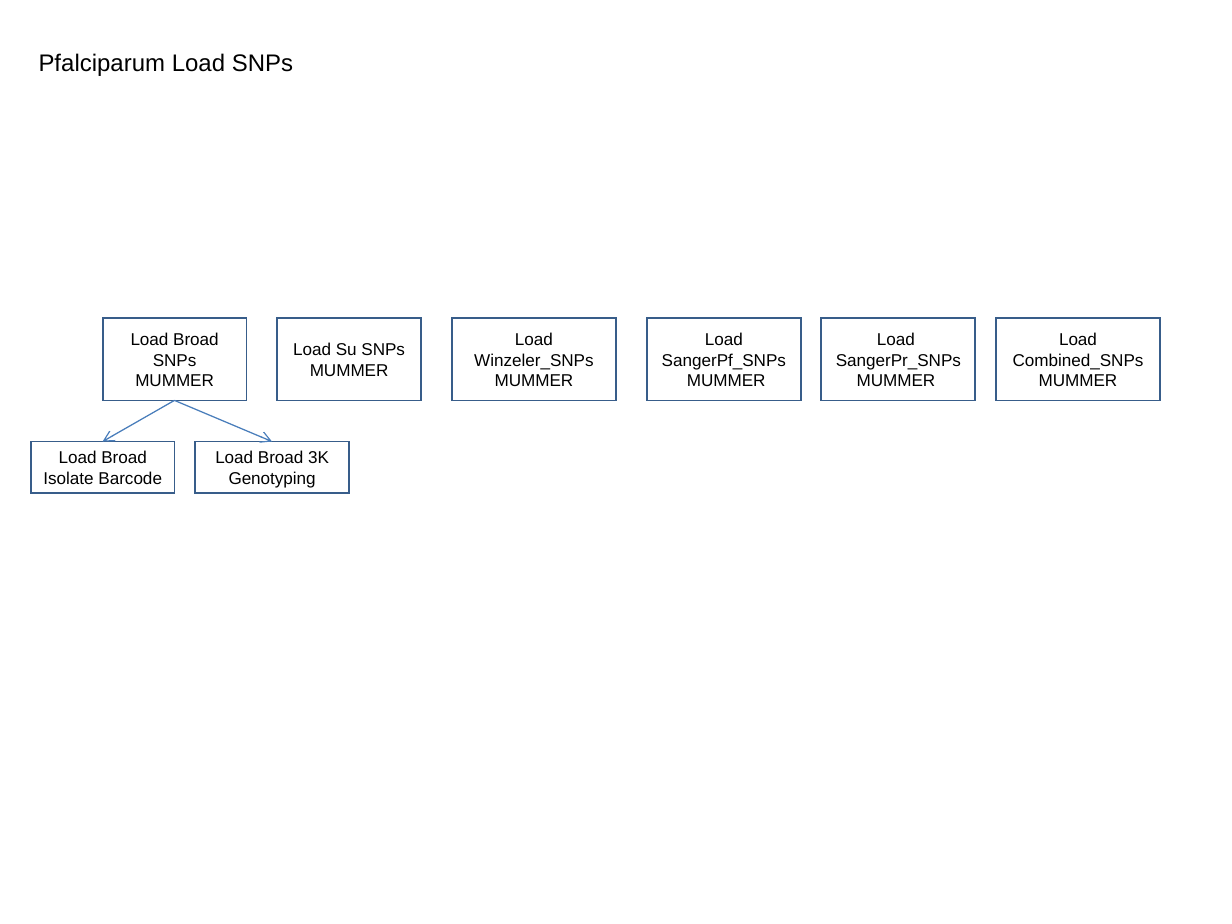
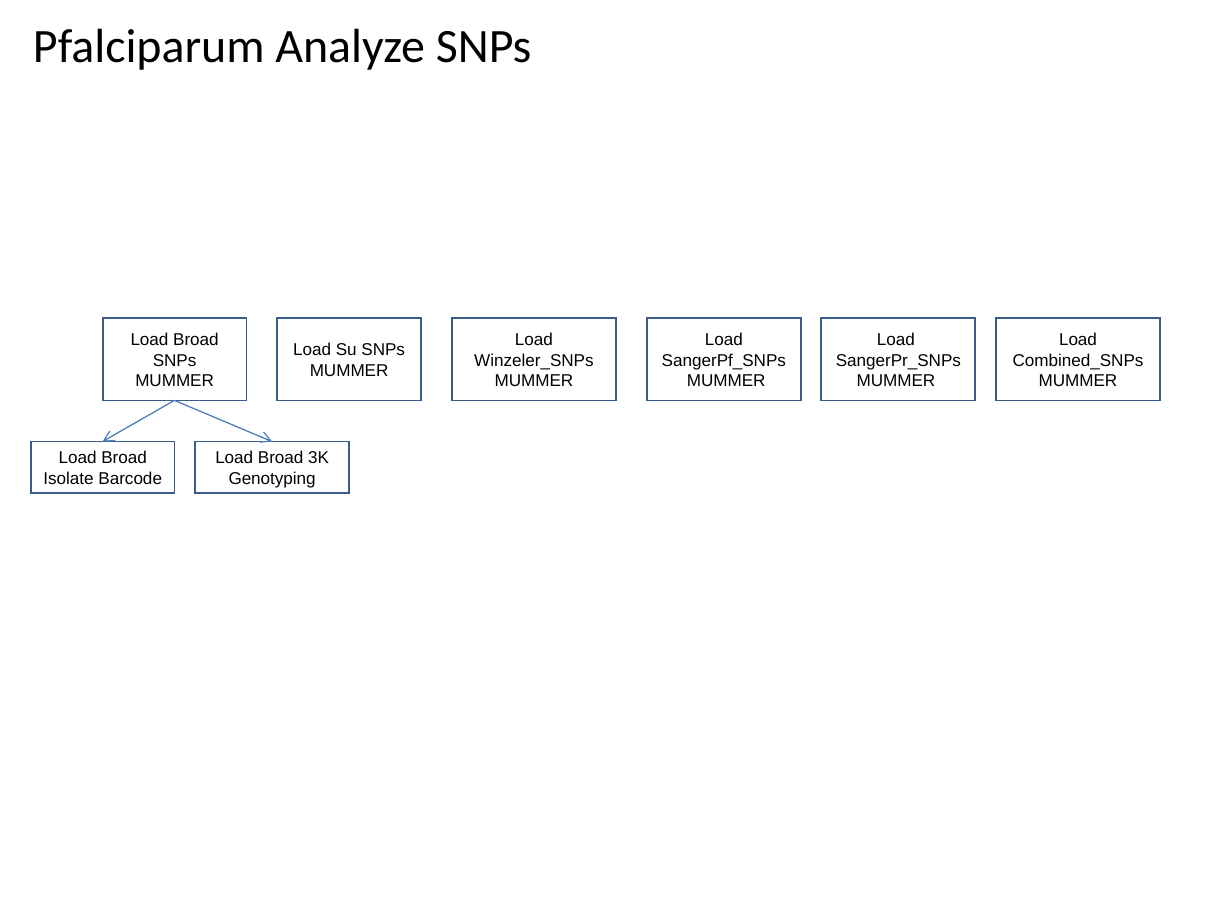
Before and after one commit to VEuPathDB/ApiCommonWorkflow, a slide deck: slide 11 of Main/doc/IntegratedWorkflow.ppt. Drawn at 1232x924 pixels with LibreOffice and Linux fonts; fonts in the diff are those of the drawing. Boxes give left, top, right and bottom in pixels: in the first picture for what was removed or moved away, otherwise in the second. Text is boxed around its words. In the diff, an @@ line names an element or a change of style, - is before the commit and + after.

```diff
--- a/Main/doc/IntegratedWorkflow.ppt
+++ b/Main/doc/IntegratedWorkflow.ppt
@@ title added at bbox=[33, 28, 532, 70], 28 pt, text #000000 @@
+Pfalciparum Analyze SNPs
@@ text removed at bbox=[39, 53, 293, 76] @@
-Pfalciparum Load SNPs
```
Also in this commit, not shown: 29 other slides changed, 1 slide added.
